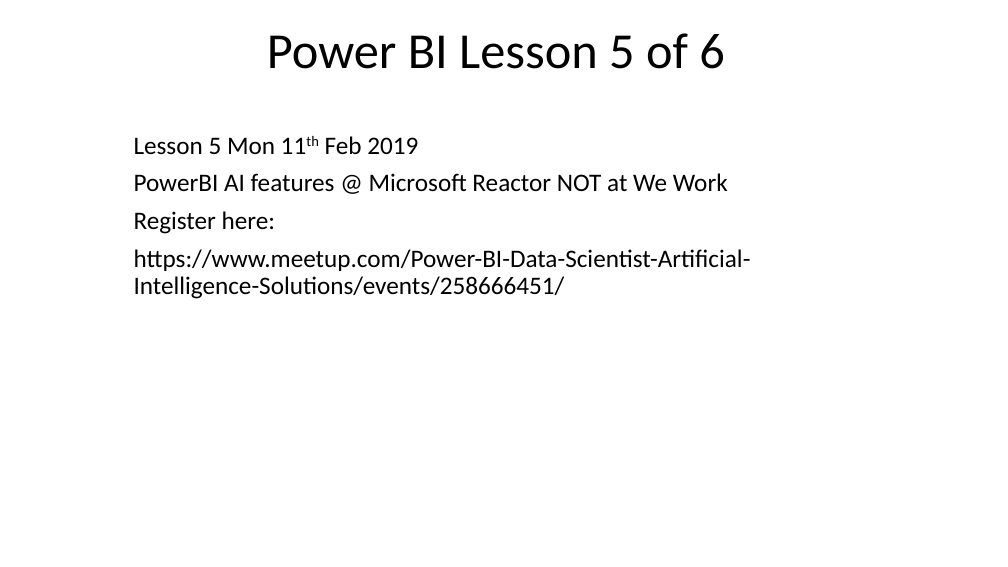
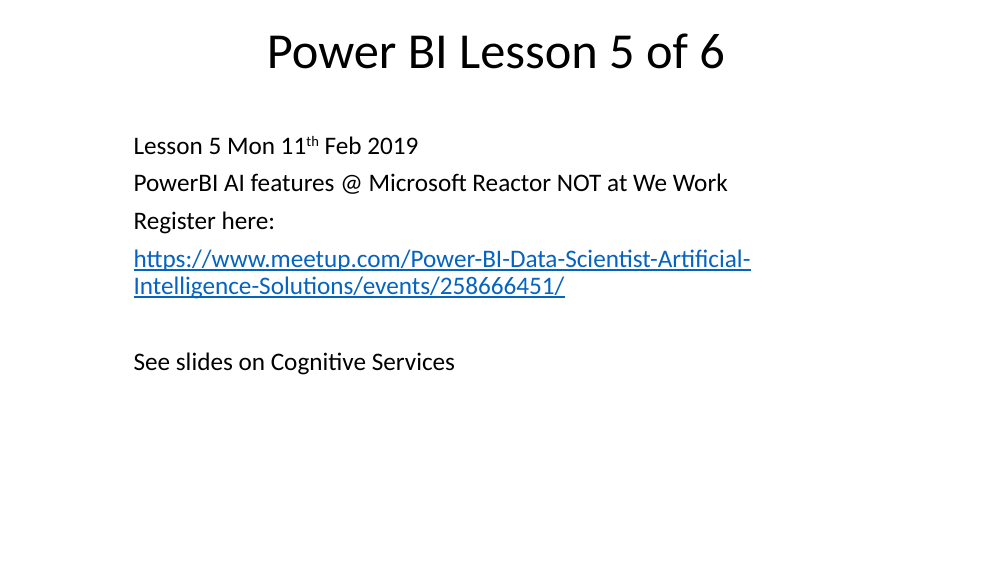
Before and after one commit to wottabyte/PBITraining, a slide deck: slide 29 of PBIID/PowerBI Int Dev slides Q1-2019-shared.pptx. Drawn at 1008x567 pixels with LibreOffice and Linux fonts; fonts in the diff are those of the drawing; background and template pictures are left out. Boxes give left, top, right and bottom in pixels: in the first picture for what was removed or moved away, otherwise in the second. Text is boxed around its words. In the diff, an @@ line names an element or a change of style, - is before the commit and + after.

Commit message:
All PBIIA Slides upto & including Lesson 6

```diff
--- a/PBIID/PowerBI Int Dev slides Q1-2019-shared.pptx
+++ b/PBIID/PowerBI Int Dev slides Q1-2019-shared.pptx
@@ subtitle at (134, 249, 751, 299): text colour #000000 to #0563C1, underline on in "https://www.meetup.com/Power-BI-Data-Scientist-Artificial-In ..." @@
@@ subtitle at (134, 352, 455, 375): paragraph added @@
+See slides on Cognitive Services
```
Also in this commit, not shown: 2 other slides changed, 22 slides added.
